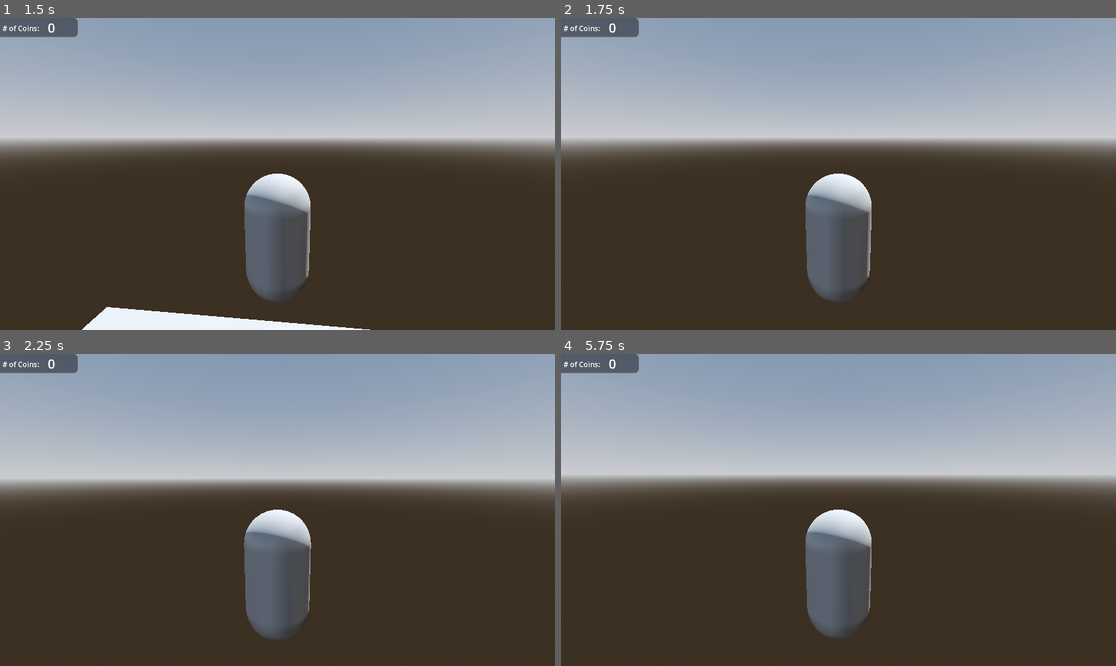
Above: before the commit, frames 1-4 (two rows, left to right).
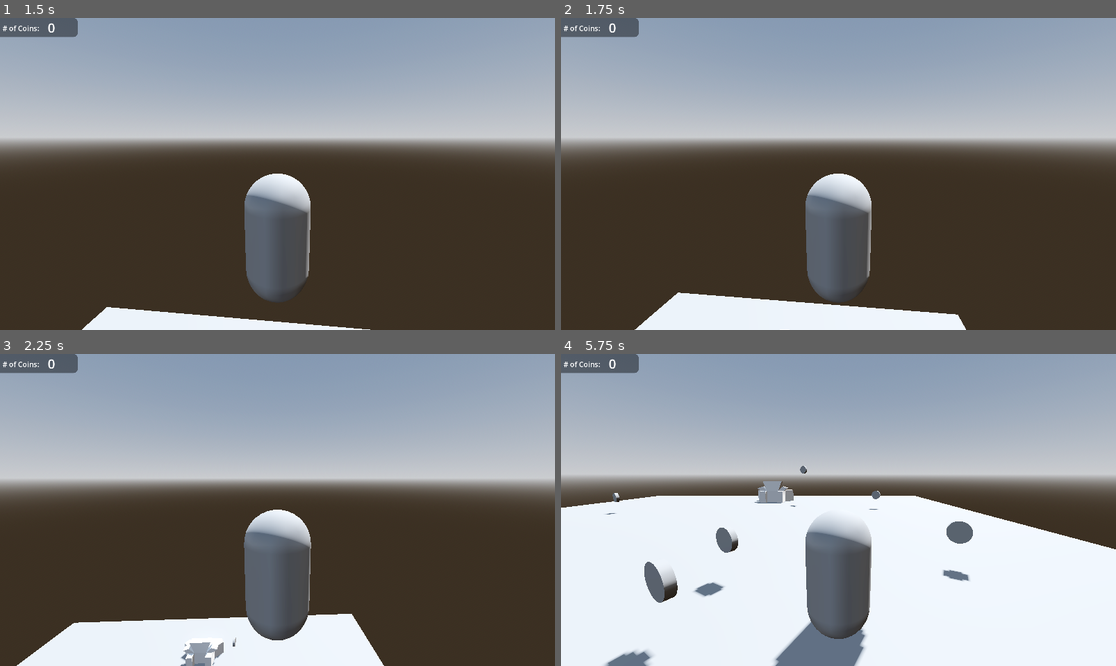
Above: after the commit, the same moments.

Repository: FinnCTC/CrossCountry_SkillsUSA
Game: Godot game, scene res://scenes/placeholders/placeHolder.tscn
Two runs of this game, one before a commit and one after it. Both use one fixed random seed, a clock stepped at 60 frames per second and the inputs below.
Inputs (mouse positions are in pixels of both pictures, inside the frame that each line leads up to):
- Up to frame 1 (1.5 s): move the mouse to (305, 174) at 0.52 s; hold D (move_right) 0.53-1.28 s; hold Space (move_jump) 0.53-1.28 s; move the mouse to (249, 174) at 1.27 s; hold S (move_back) from 1.28 s (still down); tap W (move_foward) at 1.35 s
- Up to frame 2 (1.75 s): keep holding S (move_back); tap Space (move_jump) at 1.52, 1.55 s
- Up to frame 3 (2.25 s): tap Space (move_jump) at 1.82 s; move the mouse to (288, 503) at 2.02 s; release S (move_back) at 2.03 s; hold D (move_right) from 2.03 s (still down); hold Space (move_jump) from 2.03 s (still down)
- Up to frame 4 (5.75 s): move the mouse to (832, 516) at 2.77 s; release Space (move_jump) at 2.78 s; tap W (move_foward) at 2.85, 4.35 s; tap Space (move_jump) at 3.02, 3.05, 3.32, 4.52, 4.55, 4.82 s; move the mouse to (877, 513) at 3.52 s; release D (move_right) at 3.53 s; hold Space (move_jump) 3.53-4.28 s; hold A (move_left) 3.53-5.03 s; move the mouse to (794, 506) at 4.27 s; move the mouse to (844, 510) at 5.02 s; hold S (move_back) from 5.03 s (still down); hold Space (move_jump) from 5.03 s (still down)

Frame 1 is identical in both runs. In frame 2, 4.8% of the frame differs, in the area x 13-73%, y 87-100%; in frame 3, 8.2%; in frame 4, 47%, in the area x 0-100%, y 35-100%.

Commit message:
Added gliding and gitignore

Diff:
--- a/scenes/player/player.gd
+++ b/scenes/player/player.gd
@@ -20,6 +20,8 @@
 func _process(delta: float) -> void:
 
 	#MOVEMENT
+
+	#Horizontal movement
 	var input := Vector3.ZERO
 	input.x = Input.get_axis("move_left", "move_right")
 	input.z = Input.get_axis("move_foward", "move_back")
@@ -37,11 +39,19 @@
 		velocity.x = move_toward(velocity.x, 0, acceleration)
 		velocity.z = move_toward(velocity.z, 0, acceleration)
 
-	#JUMP
-	if Input.is_action_just_pressed("move_jump"):
+	#Jump
+	if Input.is_action_just_pressed("move_jump") and is_on_floor():
 		velocity.y = 30
 
+	#Glide ability
 
+	var glide_speed = -2
+
+	if Input.is_action_pressed("move_jump") and not is_on_floor():
+		if velocity.y < glide_speed:
+			velocity.y = glide_speed
+
+	#gravity
 	if not is_on_floor():
 		velocity.y -= gravity
 
Not shown, added: Godot.gitignore
